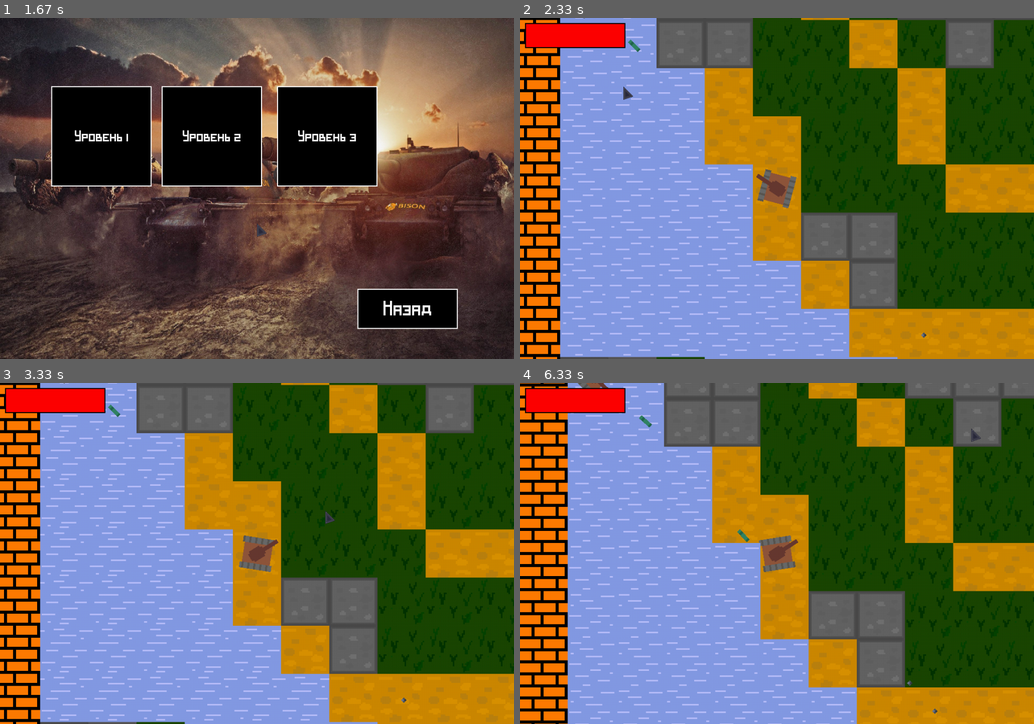
Above: before the commit, frames 1-4 (two rows, left to right).
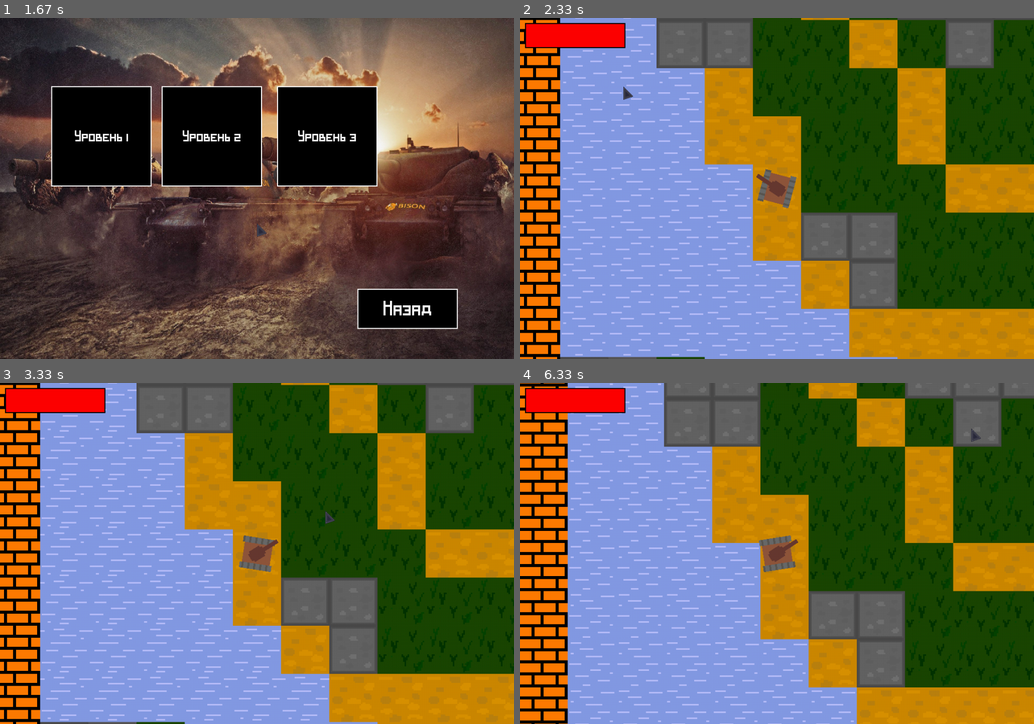
Above: after the commit, the same moments.

Repository: f1rsov08/PyGameProject
Game: pygame game, started from main.py
Two runs of this game, one before a commit and one after it. Both use one fixed random seed, a clock stepped at 60 frames per second and the inputs below.
Inputs (mouse positions are in pixels of both pictures, inside the frame that each line leads up to):
- Up to frame 1 (1.67 s): click (257, 222) at 0.38 s; click (406, 307) at 0.72 s; click (257, 222) at 1.05 s
- Up to frame 2 (2.33 s): click (761, 130) at 1.88 s; hold D from 2.17 s (still down); move the mouse to (622, 86) at 2.2 s
- Up to frame 3 (3.33 s): release D at 2.63 s; hold D 2.67-2.97 s; move the mouse to (82, 519) at 2.7 s; hold D from 3 s (still down); move the mouse to (323, 512) at 3.03 s
- Up to frame 4 (6.33 s): release D at 3.47 s; hold A 3.5-4.03 s; move the mouse to (741, 662) at 3.53 s; hold S 4.07-4.37 s; move the mouse to (586, 543) at 4.1 s; hold A 4.4-4.8 s; move the mouse to (653, 556) at 4.43 s; hold W 4.83-5.2 s; move the mouse to (746, 522) at 4.87 s; hold D 5.23-5.87 s; move the mouse to (581, 648) at 5.27 s; hold S 5.9-6.27 s; move the mouse to (972, 427) at 5.93 s; hold A from 6.3 s (still down)

Frame 1 is identical in both runs. In frame 2, less than 0.1% of the frame differs, in the area x 12-80%, y 0-94%; in frame 3, less than 0.1%; in frame 4, 0.2%, in the area x 11-82%, y 0-98%.

Commit message:
Добавлено финальное окно, подсчет результатов, теперь враги не появляются в стенках

Diff:
--- a/main.py
+++ b/main.py
@@ -17,6 +17,11 @@
 enemies = pygame.sprite.Group()
 CAMERA_X, CAMERA_Y = 0, 0
 
+victory = None
+stat = {'Сделано выстрелов': 0,
+        'Получено урона': 0,
+        'Собрано бонусов': 0}
+
 aimed_button_sound = pygame.mixer.Sound('data/sounds/aimed_button_sound.ogg')
 clicked_button_sound = pygame.mixer.Sound("data/sounds/clicked_button_sound.ogg")
 pygame.mixer.music.load('data/sounds/menu_music.mp3')
@@ -36,6 +41,8 @@
 pygame.mouse.set_visible(False)
 
 cursor = pygame.image.load('data/images/cursor.png')
+
+time = 0
 
 
 def check_actived_accounts():
@@ -53,17 +60,38 @@
 
 
 def open_level(num):
-    global current_type_tab
+    global current_type_tab, time
+    for i in all_sprites:
+        i.kill()
     pygame.mixer.music.pause()
     map.__init__(screen)
     map.select(num)
     # для создания карты
     map.generate()
     player.__init__(5 * 96 - 288 + 48, 5 * 96 - 288 + 48)
-    enemies.add(Tank(96 - 288 + 48, 96 - 288 + 48, ai='enemy', team='enemy'))
-    enemies.add(Turret(9 * 96 - 288 + 48, 9 * 96 - 288 + 48))
+    tank = Tank(random.randint(0, map.width_in_tiles * 96) - 288, random.randint(0, map.width_in_tiles * 96) - 288,
+                ai='enemy', team='enemy')
+    while pygame.sprite.spritecollideany(tank, obstacles):
+        tank.x = random.randint(0, map.width_in_tiles * 96) - 288
+        tank.y = random.randint(0, map.height_in_tiles * 96) - 288
+        tank.rect.x = tank.x
+        tank.rect.y = tank.y
+    enemies.add(tank)
+
+    turret = Turret(random.randint(0, map.width_in_tiles * 96) - 288, random.randint(0, map.width_in_tiles * 96) - 288)
+    while pygame.sprite.spritecollideany(turret, obstacles):
+        turret.x = random.randint(0, map.width_in_tiles * 96) - 288
+        turret.y = random.randint(0, map.height_in_tiles * 96) - 288
+        turret.rect.x = turret.x
+        turret.rect.y = turret.y
+    enemies.add(turret)
+
     camera.__init__(5 * 96 - 288 + 48, 5 * 96 - 288 + 48, 0, player)
     current_type_tab = 'Game'
+    stat = {'Сделано выстрелов': 0,
+            'Получено урона': 0,
+            'Собрано бонусов': 0}
+    time = pygame.time.get_ticks()
 
 
 def clear_screen():
@@ -304,6 +332,43 @@
 
     def draw(self):
         screen.blit(self.background, (0, 0))
+        update_buttons_in_tab(self.buttons)
+
+
+class FinalWindow:
+    """Класс финального окна"""
+
+    """Для инициализации текстур"""
+
+    def __init__(self):
+        self.background = pygame.transform.scale(load_image('images/background_settings.png'),
+                                                 (width_screen, height_screen))
+
+    """Для создания кнопок и других элементов"""
+
+    def create(self):
+        back = Button((200, 80), (50, height_screen // 2 + 0.25 * height_screen), 'Назад', 40)
+        self.buttons = [back]
+        create_buttons_in_tab(self.buttons)
+
+    """Для создания текста со статистикой"""
+
+    def create_text(self):
+        minutes = (pygame.time.get_ticks() - time) // 60000
+        seconds = (pygame.time.get_ticks() - time) // 1000 - minutes * 60
+        font = pygame.font.Font('data/fonts/TunnelFront.ttf', 28)
+        self.stat = pygame.Surface((WIDTH, HEIGHT), pygame.SRCALPHA)
+        self.stat.blit(font.render(['Вы проиграли!', 'Вы победили!'][victory], True, 'black'), (50, 50))
+        self.stat.blit(font.render(f'Время: {str(minutes).rjust(2, "0")}:{str(seconds).rjust(2, "0")}', True, 'black'),
+                       (50, 100))
+        for i, key in enumerate(stat.keys()):
+            self.stat.blit(font.render(f'{key}: {stat[key]}', True, 'black'), (50, 150 + i * 50))
+
+    """Для отрисовки элементов"""
+
+    def draw(self):
+        screen.blit(self.background, (0, 0))
+        screen.blit(self.stat, (0, 0))
         update_buttons_in_tab(self.buttons)
 
 
@@ -939,6 +1004,8 @@
                         i.health = 100
                 if self.bonus_type == 1:
                     Shield(i)
+                if i.team == 'player':
+                    stat['Собрано бонусов'] += 1
                 self.take_sound.set_volume((1 - distance(self.x, self.y, CAMERA_X, CAMERA_Y) / 3000) / 2)
                 self.take_sound.play()
                 self.kill()
@@ -1024,6 +1091,8 @@
                     type(i) in [Tank, Turret, Shield] and i.team == self.team) and type(i) is not Bullet and not (
                     type(i) is Obstacle and i.skips_bullets):
                 i.health -= self.damage
+                if type(i) is Tank and i.team == 'player':
+                    stat['Получено урона'] += self.damage
                 self.kill()
 
 
@@ -1219,6 +1288,9 @@
     acc = Accounts()
     acc.create()
 
+    final_window = FinalWindow()
+    final_window.create()
+
     acc_create = Account_Create()
     acc_create.create()
     # передается главный экран где будут отображаться все объекты
@@ -1227,12 +1299,8 @@
     # Создаем танк игрока
     player = Tank(5 * 96 - 288 + 48, 5 * 96 - 288 + 48)
 
-    # Создаем танк врага
-
     # Создаем камеру
     camera = Camera(5 * 96 - 288 + 48, 5 * 96 - 288 + 48, 0, player)
-
-    # Добавляем танки во группу спрайтов
 
     # Часы
     clock = pygame.time.Clock()
@@ -1240,7 +1308,6 @@
     # Основной цикл
     running = True
     while running:
-
         # Проходимся по ивентам
         for event in pygame.event.get():
             # Если окно закрыли, то завершаем цикл
@@ -1248,6 +1315,7 @@
                 running = False
             elif event.type == pygame.MOUSEBUTTONDOWN and current_type_tab == 'Game':
                 if event.button == 1 and player.alive():
+                    stat['Сделано выстрелов'] += 1
                     player.shoot(camera)
             if event.type == pygame.MOUSEBUTTONUP:
                 next_click = True
@@ -1279,6 +1347,8 @@
             acc_list.draw()
         if current_type_tab == 'Account_Create':
             acc_create.draw()
+        if current_type_tab == 'Final_Window':
+            final_window.draw()
         if current_type_tab == 'Game':
             # Получаем кнопки, которые нажаты
             keys = pygame.key.get_pressed()
@@ -1292,19 +1362,14 @@
                     player.turn(-1.5)
                 if keys[pygame.K_d]:
                     player.turn(1.5)
+                if len(enemies) == 0:
+                    victory = True
+                    current_type_tab = 'Final_Window'
+                    final_window.create_text()
             else:
-                if keys[pygame.K_w]:
-                    camera.move(0, -20)
-                if keys[pygame.K_s]:
-                    camera.move(0, 20)
-                if keys[pygame.K_a]:
-                    camera.move(-20, 0)
-                if keys[pygame.K_d]:
-                    camera.move(20, 0)
-                if keys[pygame.K_q]:
-                    camera.angle -= 1.5
-                if keys[pygame.K_e]:
-                    camera.angle += 1.5
+                victory = False
+                current_type_tab = 'Final_Window'
+                final_window.create_text()
 
             screen.fill((0, 0, 0))
             # Обновляем
@@ -1313,10 +1378,10 @@
             CAMERA_X, CAMERA_Y = camera.x, camera.y
             # Рисуем все что надо
             s = max(WIDTH, HEIGHT) * 1.42  # Типа корень из двух
-            test_screen = pygame.Surface((s, s))
-            map.draw(test_screen, camera)
-            camera.draw(test_screen, all_sprites, frame)
-            blit_rotate(screen, test_screen, (WIDTH // 2, HEIGHT // 2), (s // 2, s // 2), camera.angle)
+            new_screen = pygame.Surface((s, s))
+            map.draw(new_screen, camera)
+            camera.draw(new_screen, all_sprites, frame)
+            blit_rotate(screen, new_screen, (WIDTH // 2, HEIGHT // 2), (s // 2, s // 2), camera.angle)
 
             pygame.draw.rect(screen, (255, 0, 0), pygame.Rect(10, 10, player.health * 2, 50), width=0)
             pygame.draw.rect(screen, (128, 128, 128),
